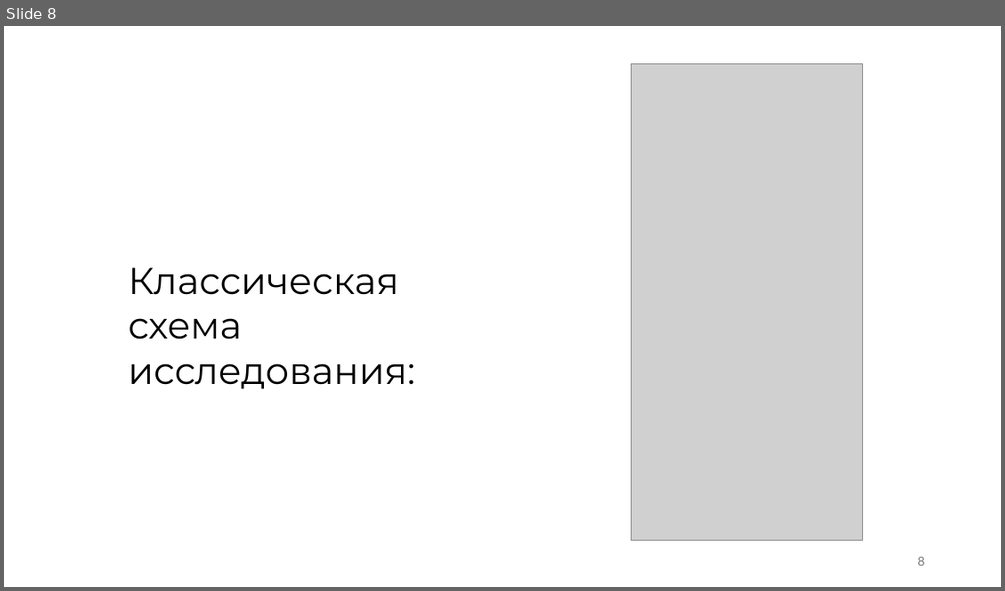
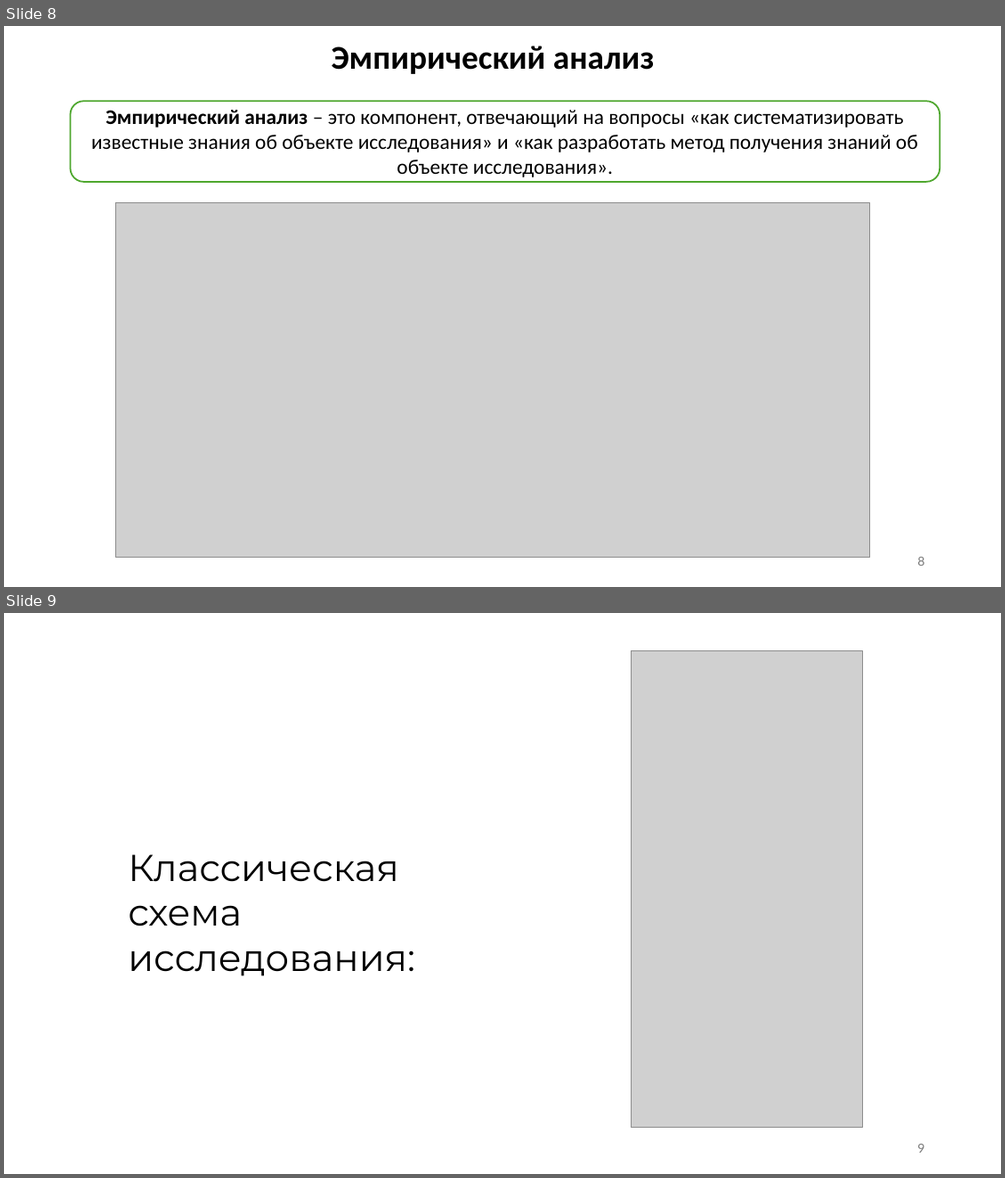
Before and after one commit to kuskas112/Labs, a slide deck: Основы системного анализа/lab1/lab1.pptx. Shown one above the other, each under a label of ours: slide 8 before the commit, slides 8 and 9 after it. The pictures are 1005x591 and 1005x1178 pixels, drawn with LibreOffice and Linux fonts; fonts in the diff are those of the drawing; grey boxes stand for pictures. Boxes give left, top, right and bottom in pixels: in the first picture for what was removed or moved away, otherwise in the second. Text is boxed around its words. In the diff, an @@ line names an element or a change of style, - is before the commit and + after.

```diff
--- a/Основы системного анализа/lab1/lab1.pptx
+++ b/Основы системного анализа/lab1/lab1.pptx
@@ slide 8 added at <box>4,26,1001,587</box>, background #FFFFFF @@
@@ text added at <box>332,46,654,74</box>, 32 pt, text #000000, bold @@
+Эмпирический анализ
@@ rounded rectangle added at <box>71,101,940,182</box>, fill #FFFFFF, outline #4EA72E 1.5 pt, 20 pt, text #000000 @@
+Эмпирический анализ – это компонент, отвечающий на вопросы «как систематизировать известные знания об объекте исследования» и «как разработать метод получения знаний об объекте исследования».
@@ picture added at <box>116,202,870,557</box> @@
@@ page number added at <box>917,556,924,565</box>, 12 pt, text #797979 @@
+8
@@ what was slide 8 is now slide 9 @@
@@ page number at <box>917,1143,924,1152</box>: text changed @@
-8
+9
```
Also in this commit, not shown: 3 slides changed, 3 other slides added, 3 slides removed, 3 other files.
